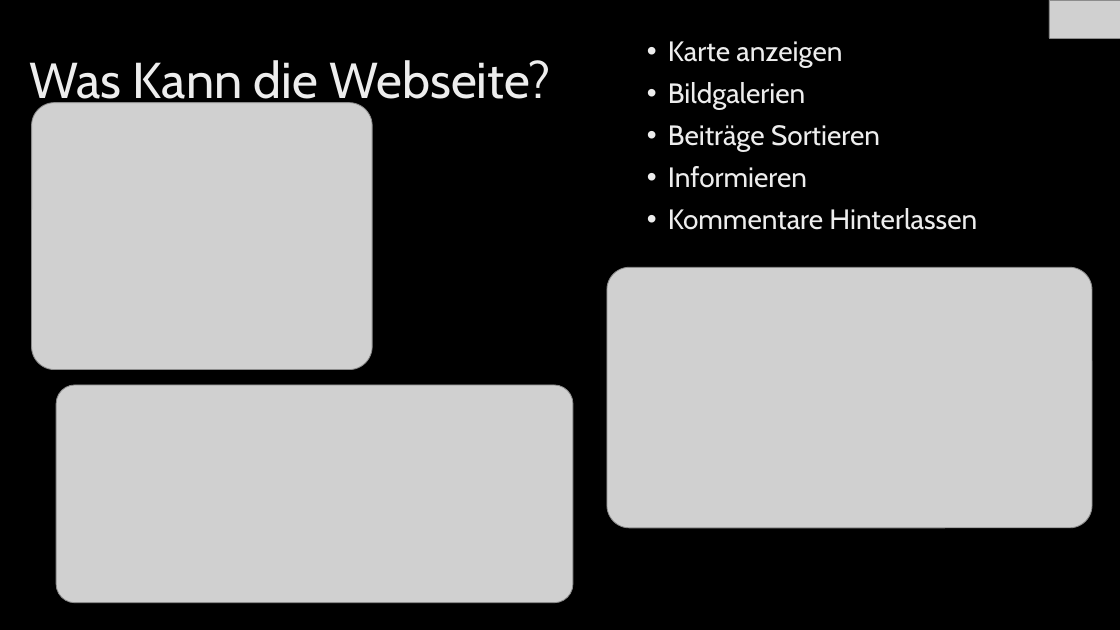
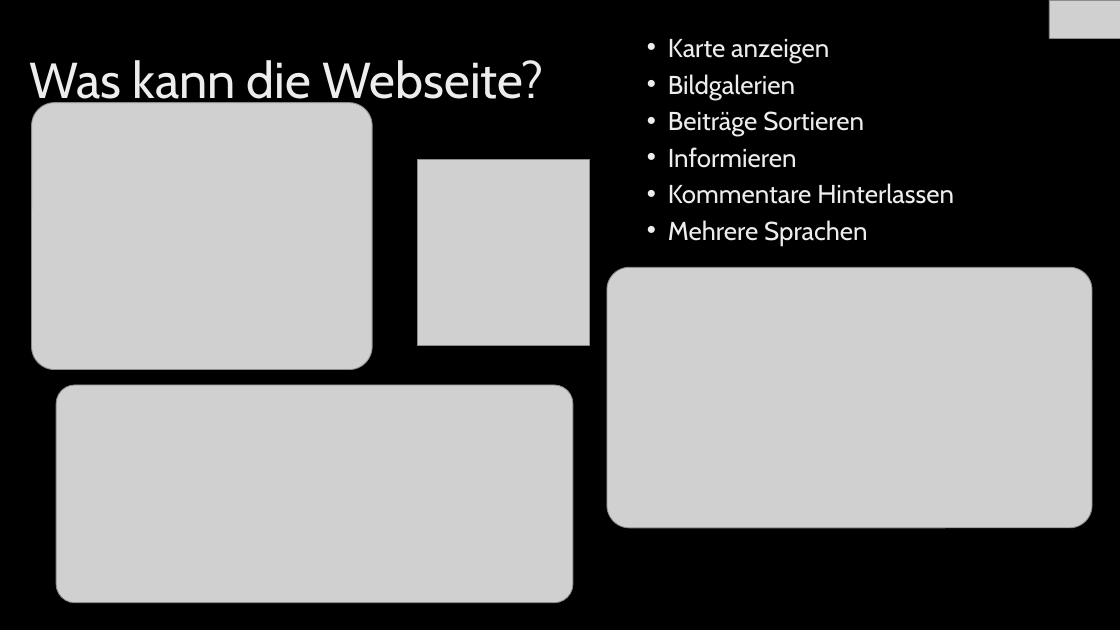
Before and after one commit to mircb/ProjektWebseite, a slide deck: slide 5 of WebProjekt.pptx (slide 4 before the commit). Drawn at 1120x630 pixels with LibreOffice and Linux fonts; fonts in the diff are those of the drawing; grey boxes stand for pictures; background and template pictures are left out. Boxes give left, top, right and bottom in pixels: in the first picture for what was removed or moved away, otherwise in the second. Text is boxed around its words. In the diff, an @@ line names an element or a change of style, - is before the commit and + after.

```diff
--- a/WebProjekt.pptx
+++ b/WebProjekt.pptx
@@ text at (x1=668, y1=39, x2=954, y2=204): size 24 to 22.2 pt in "Karte anzeigen", "Bildgalerien", "Beiträge Sortieren", "Informieren" and 1 more places; line spacing 0.9 to 0.8 @@
@@ title at (x1=29, y1=60, x2=544, y2=109): text changed @@
-Was Kann die Webseite?
+Was kann die Webseite?
@@ picture added at (x1=418, y1=160, x2=590, y2=345) @@
@@ text at (x1=668, y1=220, x2=867, y2=245): paragraph added @@
+• Mehrere Sprachen
```
Also in this commit, not shown: 2 other slides changed, 2 slides added.
